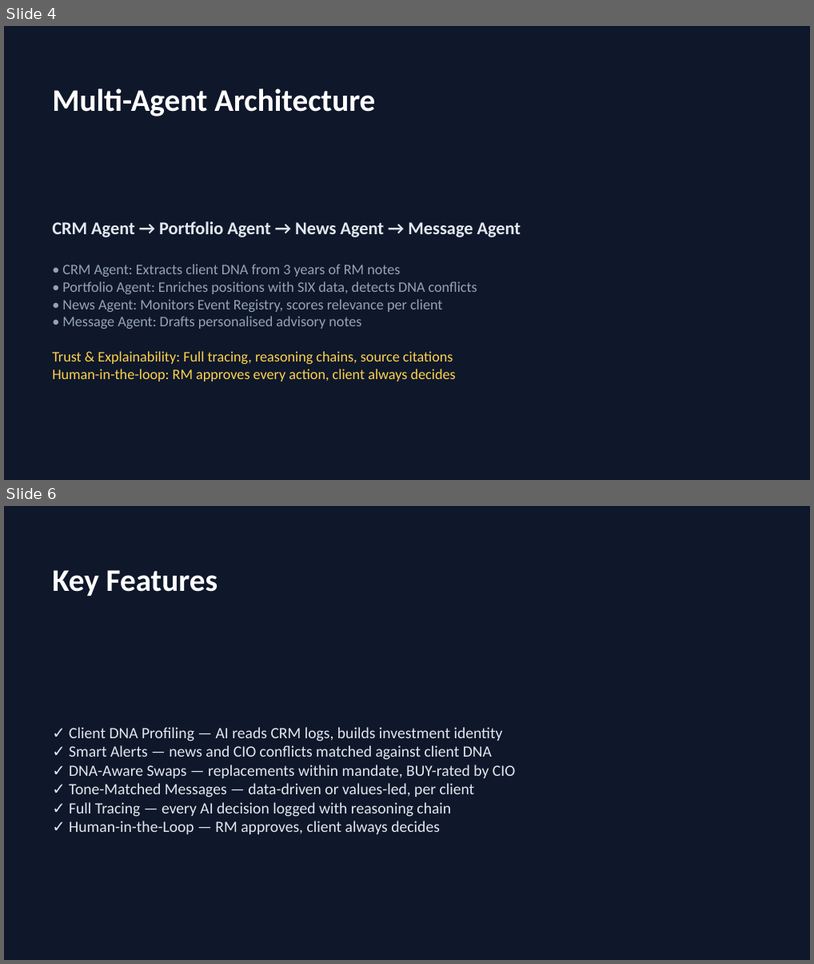
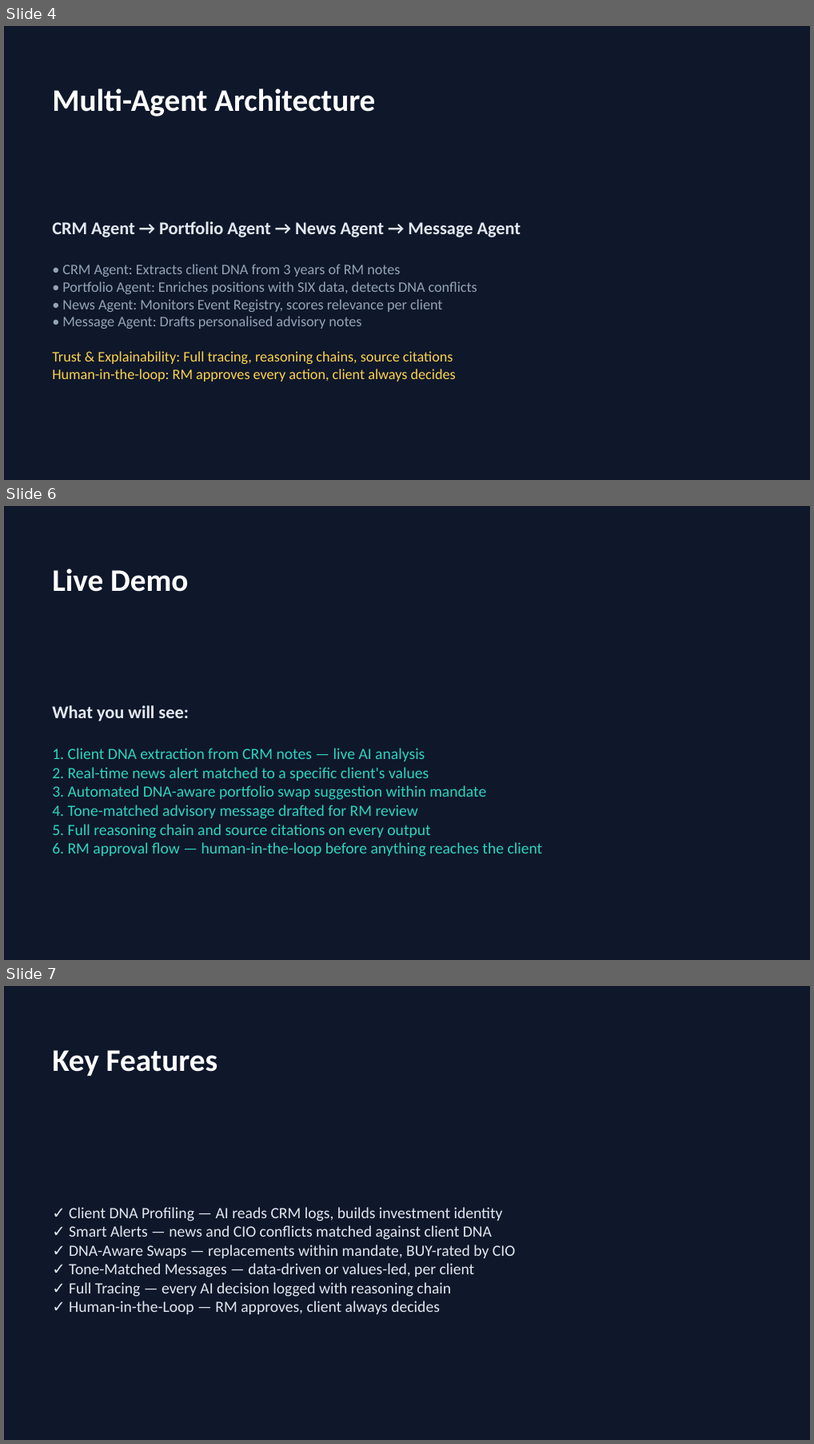
Before and after one commit to bggoranoff/swisshacks, a slide deck: output/presentation.pptx. Shown one above the other, each under a label of ours: slides 4 and 6 before the commit, slides 4, 6 and 7 after it; the slides between them are not shown. The pictures are 814x964 and 814x1444 pixels, drawn with LibreOffice and Linux fonts; fonts in the diff are those of the drawing. Boxes give left, top, right and bottom in pixels: in the first picture for what was removed or moved away, otherwise in the second. Text is boxed around its words. In the diff, an @@ line names an element or a change of style, - is before the commit and + after.

```diff
--- a/output/presentation.pptx
+++ b/output/presentation.pptx
@@ slide 6 added at [4, 506, 810, 960], background #0F172A @@
@@ text added at [52, 568, 188, 592], 28 pt, text #FFFFFF, bold @@
+Live Demo
@@ text added at [52, 705, 543, 856], 14 pt, text #2DD4BF @@
+What you will see:
+1. Client DNA extraction from CRM notes — live AI analysis
+2. Real-time news alert matched to a specific client's values
+3. Automated DNA-aware portfolio swap suggestion within mandate
+4. Tone-matched advisory message drafted for RM review
+5. Full reasoning chain and source citations on every output
+6. RM approval flow — human-in-the-loop before anything reaches the client
@@ what was slide 6 is now slide 7 @@
```
Also in this commit, not shown: 3 other slides added, 1 slide removed, 5 other files.
